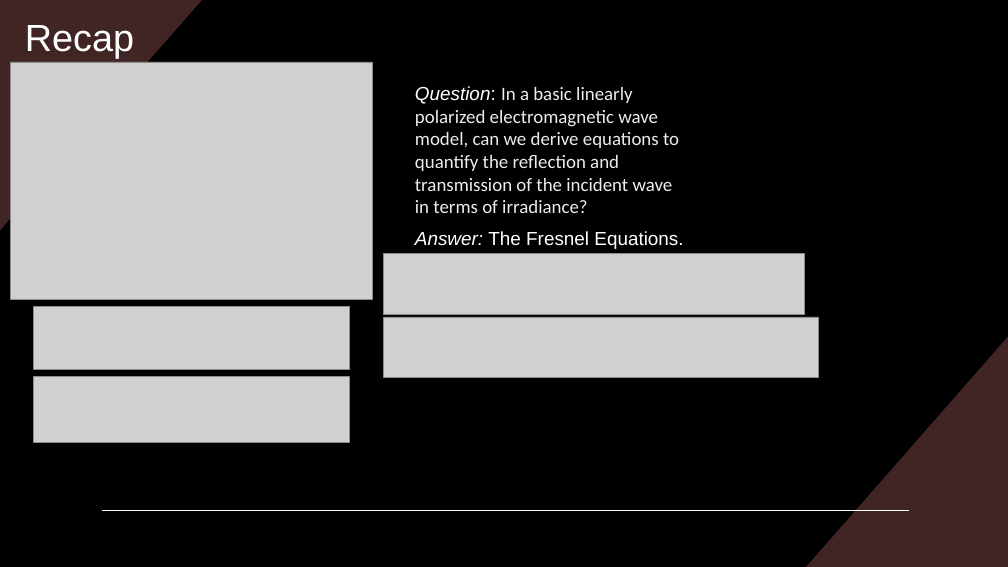
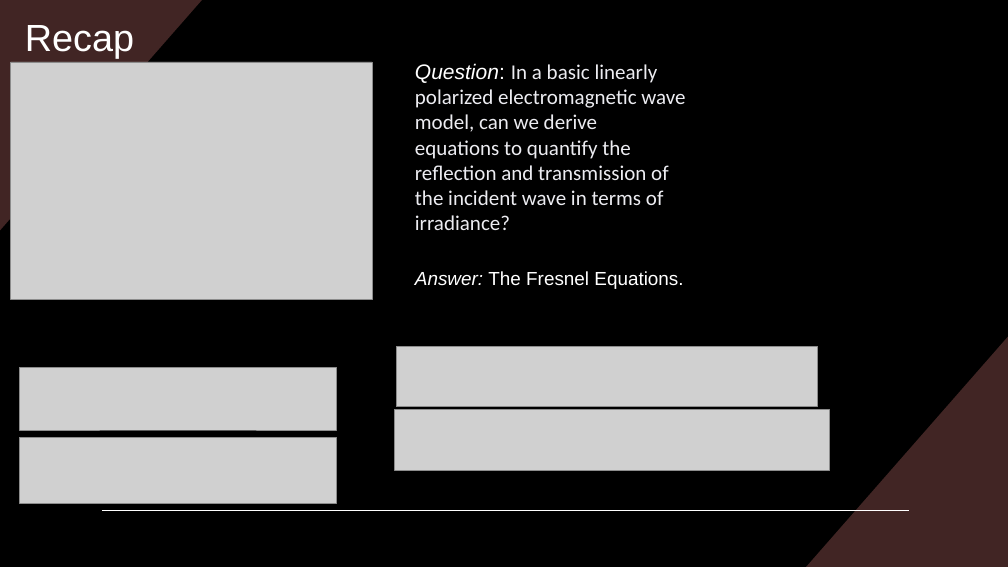
Before and after one commit to Collins-kariuk/Physics-Thesis-PDRCs, a slide deck: slide 2 of Presentations/Theory of Multilayer Films.pptx. Drawn at 1008x567 pixels with LibreOffice and Linux fonts; fonts in the diff are those of the drawing; grey boxes stand for pictures. Boxes give left, top, right and bottom in pixels: in the first picture for what was removed or moved away, otherwise in the second. Text is boxed around its words. In the diff, an @@ line names an element or a change of style, - is before the commit and + after.

```diff
--- a/Presentations/Theory of Multilayer Films.pptx
+++ b/Presentations/Theory of Multilayer Films.pptx
@@ text "Question: In a basic linearly ...": place and size @@
-text "Question: In a basic linearly ..." at bbox=[415, 86, 679, 213]
+text "Question: In a basic linearly ..." at bbox=[415, 63, 685, 230]
@@ text "Question: In a basic linearly ..." at bbox=[415, 63, 685, 230]: size 18 to 20 pt @@
@@ text "Answer: The Fresnel Equations.": place and size @@
-text "Answer: The Fresnel Equations." at bbox=[415, 231, 683, 249]
+text "Answer: The Fresnel Equations." at bbox=[415, 271, 683, 289]
@@ picture: place and size @@
-picture at bbox=[383, 253, 805, 314]
+picture at bbox=[396, 346, 817, 407]
@@ picture: place and size @@
-picture at bbox=[33, 306, 350, 369]
+picture at bbox=[20, 368, 337, 430]
@@ picture: place and size @@
-picture at bbox=[383, 317, 819, 377]
+picture at bbox=[395, 410, 830, 470]
@@ picture: place and size @@
-picture at bbox=[33, 377, 350, 443]
+picture at bbox=[20, 437, 337, 504]
```
Also in this commit, not shown: 2 other slides changed, 12 slides added, 1 slide removed, 2 other files.
